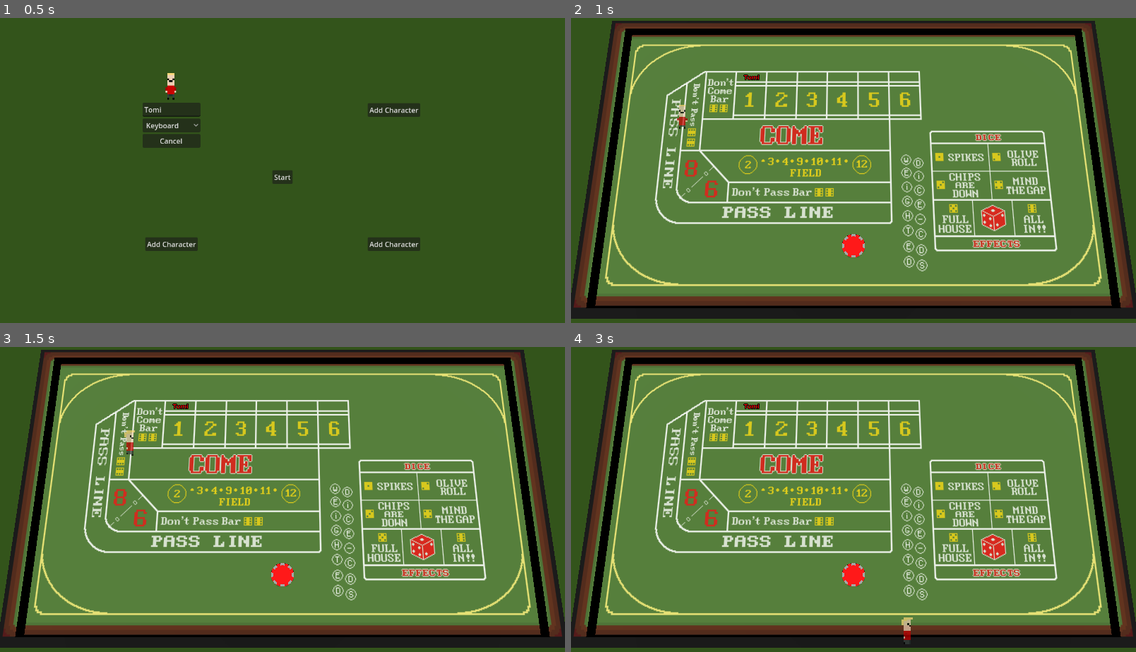
Above: before the commit, frames 1-4 (two rows, left to right).
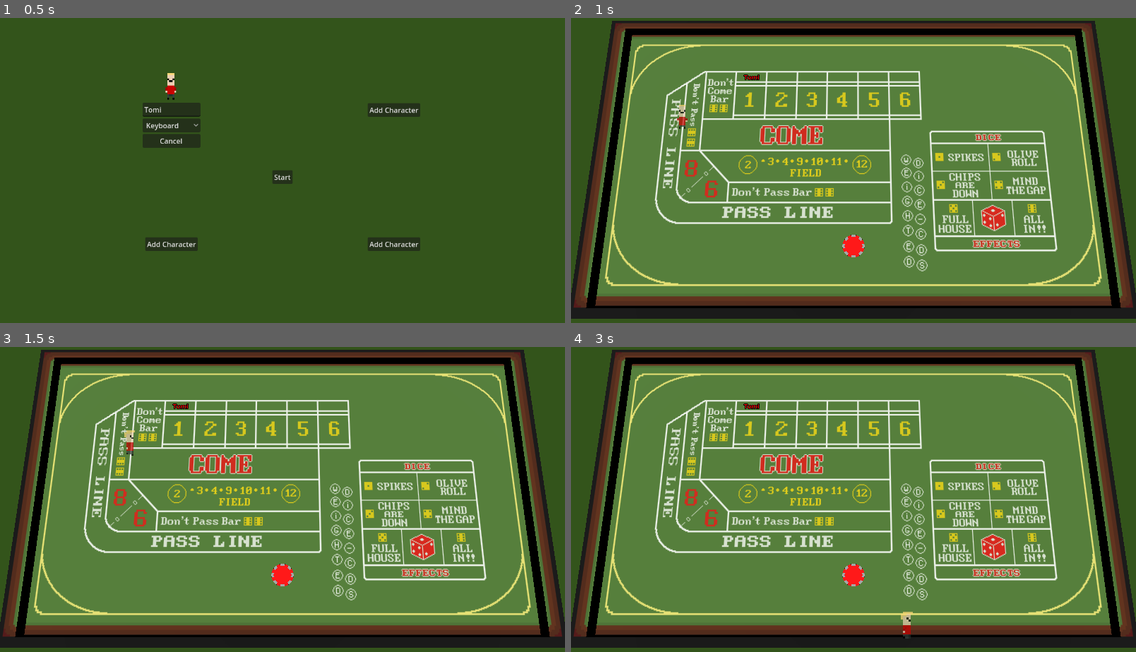
Above: after the commit, the same moments.

Repository: Laks0/weighted-dice-3d
Game: Godot game, scene res://Scenes/CharacterScreen/CharacterScreen.tscn
The game is run twice, just before and just after one commit, with the same random seed, the same clock (stepped at 60 frames per second) and the same inputs.
Inputs:
- Up to frame 1 (0.5 s): no input
- Up to frame 2 (1 s): click "Start" at 0.5 s
- Up to frame 3 (1.5 s): tap Enter (grab_mouse) at 1.25 s; hold D (move_right_kb) from 1.28 s (still down); tap Alt (grab_kb2) at 1.35 s
- Up to frame 4 (3 s): release D (move_right_kb) at 2.03 s; hold S (move_down_kb) 2.03-2.78 s; tap Enter (grab_mouse) at 2.1 s; hold D (move_right_kb) from 2.78 s (still down); tap Down (move_down_kb2) at 2.85 s

Frame 1 is identical in both runs. In frame 2, less than 0.1% of the frame differs, in the area x 48-52%, y 70-79%; in frame 3, less than 0.1%; in frame 4, 0.2%, in the area x 48-61%, y 70-98%.

Commit message:
Objetos pusheables con gravedad

Diff:
--- a/Classes/BettingChip/BettingChip.gd
+++ b/Classes/BettingChip/BettingChip.gd
@@ -16,6 +16,7 @@
 	var velocity2d = maxPushForce * dir * factor
 	velocity = Vector3(velocity2d.x, 0, velocity2d.y)
 
-func _physics_process(_delta):
-	velocity = lerp(velocity, Vector3.ZERO, .1)
+func _physics_process(delta):
+	velocity = lerp(velocity, Vector3.ZERO, .12)
+	super(delta)
 	move_and_slide()
--- a/Classes/BettingChip/BettingChip.tscn
+++ b/Classes/BettingChip/BettingChip.tscn
@@ -60,6 +60,7 @@
 script = ExtResource("1_spth3")
 grabDistance = 0.36
 maxPushForce = 30
+affectedByGravity = true
 
 [node name="FichaPoker" type="MeshInstance3D" parent="."]
 transform = Transform3D(0.25, 0, 0, 0, 0.25, 0, 0, 0, 0.25, 0, 0, 0)
--- a/Classes/Monigotes/Monigote.tscn
+++ b/Classes/Monigotes/Monigote.tscn
@@ -1422,7 +1422,6 @@
 height = 0.563633
 
 [sub_resource type="CylinderShape3D" id="CylinderShape3D_scrbw"]
-height = 0.194
 radius = 0.629883
 
 [node name="Monigote" type="CharacterBody3D"]
@@ -1481,7 +1480,6 @@
 one_shot = true
 
 [node name="GrabArea" type="Area3D" parent="."]
-visible = false
 collision_mask = 7
 
 [node name="CollisionShape3D" type="CollisionShape3D" parent="GrabArea"]
--- a/Classes/Pushable.gd
+++ b/Classes/Pushable.gd
@@ -5,6 +5,8 @@
 @export             var grabDistance : float = .3
 
 @export var maxPushForce : int = 20 # La fuerza máxima a la que _es empujado_
+
+@export var affectedByGravity : bool = false
 
 var grabbing   := false
 var grabbed    := false
@@ -54,6 +56,14 @@
 
 	grabBody.onPushed(grabDir, pushFactor)
 
+func _physics_process(delta):
+	if grabbed:
+		return
+
+	var nonYVel = Vector2(velocity.x, velocity.z)
+	if nonYVel.length() < maxPushForce/2 and affectedByGravity:
+		velocity.y = -1
+
 func onGrabbing():
 	# Determina la fuerza dependiendo del tiempo
 	var t = (grabBody.maxGrabTime - timer.time_left) / grabBody.maxGrabTime # Para que vaya del 0 al 1
--- a/Scenes/BettingScreen/BettingScreen.tscn
+++ b/Scenes/BettingScreen/BettingScreen.tscn
@@ -1,9 +1,12 @@
-[gd_scene load_steps=10 format=3 uid="uid://gp5xh0l2lpbv"]
+[gd_scene load_steps=11 format=3 uid="uid://gp5xh0l2lpbv"]
 
 [ext_resource type="Texture2D" uid="uid://8eqdex8ep51l" path="res://Scenes/Arena/Mesa.png" id="1_1uqt4"]
 [ext_resource type="Script" path="res://Scenes/BettingScreen/BettingScreen.gd" id="1_4jx4r"]
 [ext_resource type="PackedScene" uid="uid://d18stawu3u81s" path="res://Classes/BettingChip/BettingChip.tscn" id="2_5r27g"]
 [ext_resource type="ArrayMesh" uid="uid://0am65n0l6hyj" path="res://Scenes/Arena/mesa.obj" id="2_ixa5d"]
+
+[sub_resource type="WorldBoundaryShape3D" id="WorldBoundaryShape3D_j3d4r"]
+plane = Plane(0, 0, 1, 0)
 
 [sub_resource type="PhysicsMaterial" id="PhysicsMaterial_ocxbq"]
 rough = true
@@ -28,6 +31,27 @@
 script = ExtResource("1_4jx4r")
 chipResource = ExtResource("2_5r27g")
 
+[node name="Walls" type="StaticBody3D" parent="."]
+visible = false
+collision_layer = 4
+collision_mask = 4
+
+[node name="CollisionShape3D" type="CollisionShape3D" parent="Walls"]
+transform = Transform3D(-1, 0, -8.74228e-08, 0, 1, 0, 8.74228e-08, 0, -1, 0, 0, 3.17999)
+shape = SubResource("WorldBoundaryShape3D_j3d4r")
+
+[node name="CollisionShape3D2" type="CollisionShape3D" parent="Walls"]
+transform = Transform3D(1, 0, 0, 0, 1, 0, 0, 0, 1, 0, 0, -3.19899)
+shape = SubResource("WorldBoundaryShape3D_j3d4r")
+
+[node name="CollisionShape3D3" type="CollisionShape3D" parent="Walls"]
+transform = Transform3D(-4.37114e-08, 0, -1, 0, 1, 0, 1, 0, -4.37114e-08, 5.93495, 0, -0.247148)
+shape = SubResource("WorldBoundaryShape3D_j3d4r")
+
+[node name="CollisionShape3D4" type="CollisionShape3D" parent="Walls"]
+transform = Transform3D(-4.37114e-08, 0, 1, 0, 1, 0, -1, 0, -4.37114e-08, -5.92792, 0, 0.228143)
+shape = SubResource("WorldBoundaryShape3D_j3d4r")
+
 [node name="Floor" type="StaticBody3D" parent="." groups=["Table"]]
 collision_layer = 4
 collision_mask = 4
@@ -50,11 +74,11 @@
 shape = SubResource("ConcavePolygonShape3D_h5hyw")
 
 [node name="Camera3D" type="Camera3D" parent="."]
-transform = Transform3D(1, 0, 0, 0, 0.202787, 0.979222, 0, -0.979222, 0.202787, 0, 8.439, 2.143)
+transform = Transform3D(1, 0, 0, 0, 0.202787, 0.979223, 0, -0.979223, 0.202787, 0, 8.439, 2.143)
 fov = 47.0
 
 [node name="DirectionalLight3D" type="DirectionalLight3D" parent="."]
-transform = Transform3D(1, 0, 0, 0, -4.37114e-08, 1, 0, -1, -4.37114e-08, 0, 31.1542, 0)
+transform = Transform3D(1, 0, 0, 0, -4.37114e-08, 1, 0, -1, -4.37114e-08, 0, 5.16402, 0)
 shadow_enabled = true
 shadow_opacity = 0.72
 shadow_blur = 2.578
